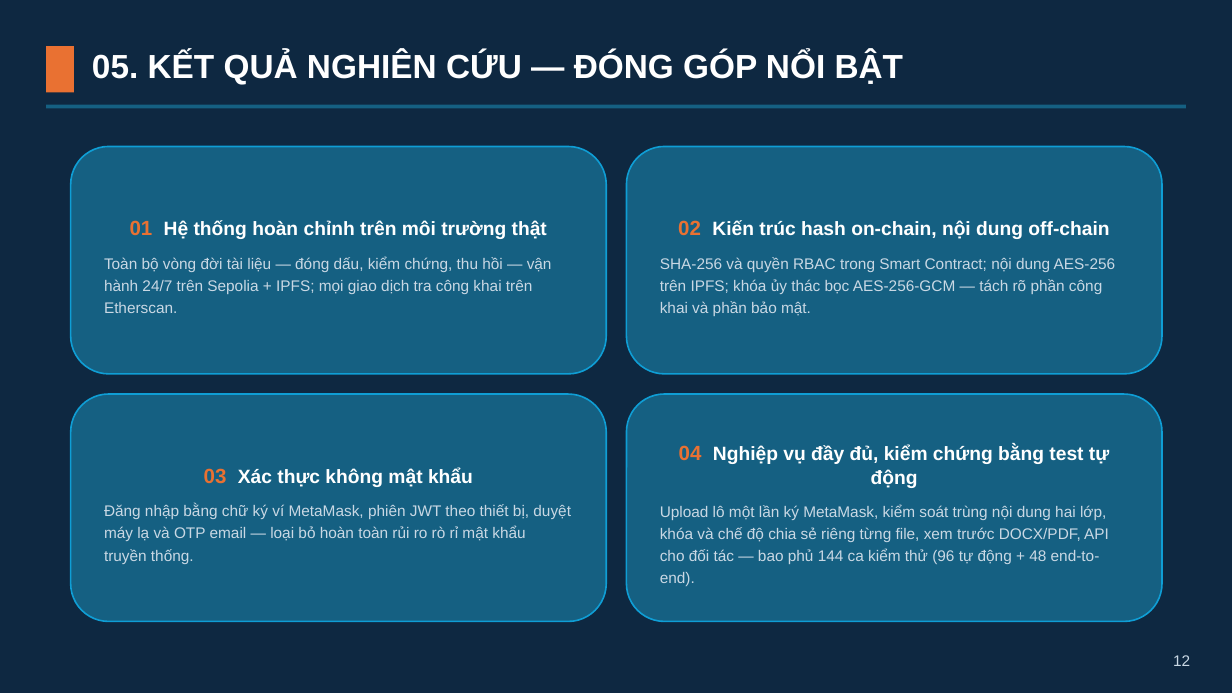
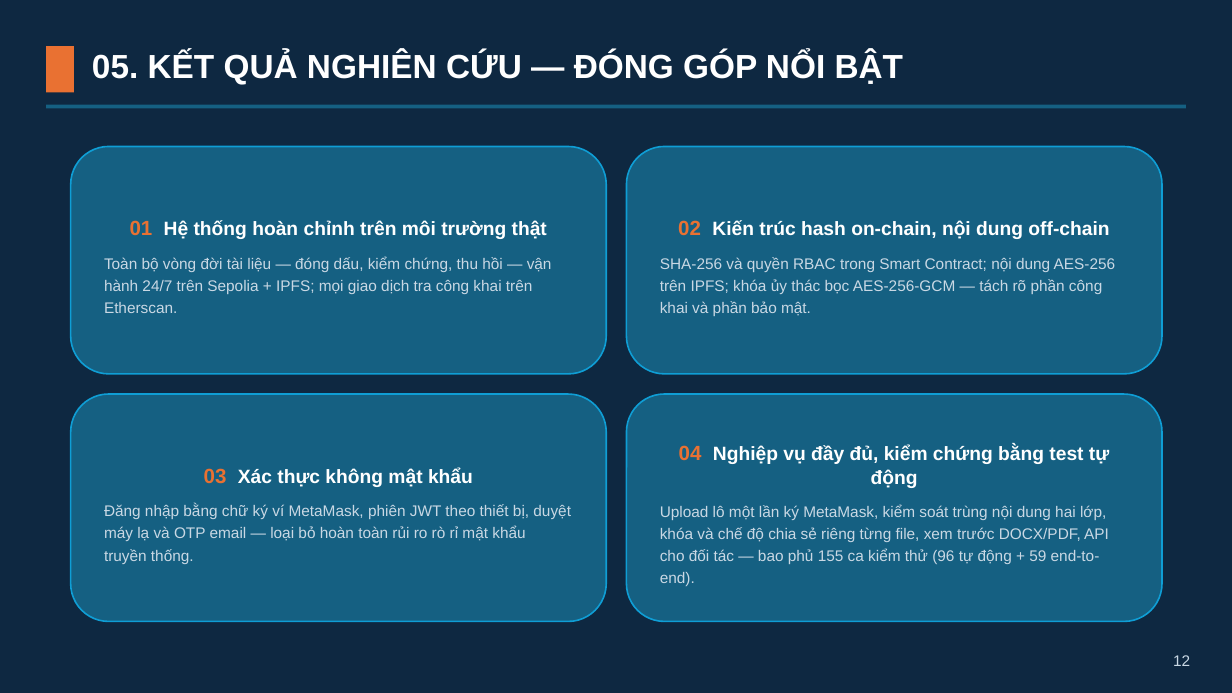
Before and after one commit to lelinh45/DATNLELINH, a slide deck: slide 12 of LeHongLinh_Slides.pptx. Drawn at 1232x693 pixels with LibreOffice and Linux fonts; fonts in the diff are those of the drawing. Boxes give left, top, right and bottom in pixels: in the first picture for what was removed or moved away, otherwise in the second. Text is boxed around its words. In the diff, an @@ line names an element or a change of style, - is before the commit and + after.

```diff
--- a/LeHongLinh_Slides.pptx
+++ b/LeHongLinh_Slides.pptx
@@ text in rounded rectangle at (660,504,1109,586): text changed @@
-Upload lô một lần ký MetaMask, kiểm soát trùng nội dung hai lớp, khóa và chế độ chia sẻ riêng từng file, xem trước DOCX/PDF, API cho đối tác — bao phủ 144 ca kiểm thử (96 tự động + 48 end-to-end).
+Upload lô một lần ký MetaMask, kiểm soát trùng nội dung hai lớp, khóa và chế độ chia sẻ riêng từng file, xem trước DOCX/PDF, API cho đối tác — bao phủ 155 ca kiểm thử (96 tự động + 59 end-to-end).
```
Also in this commit, not shown: 5 other files.
